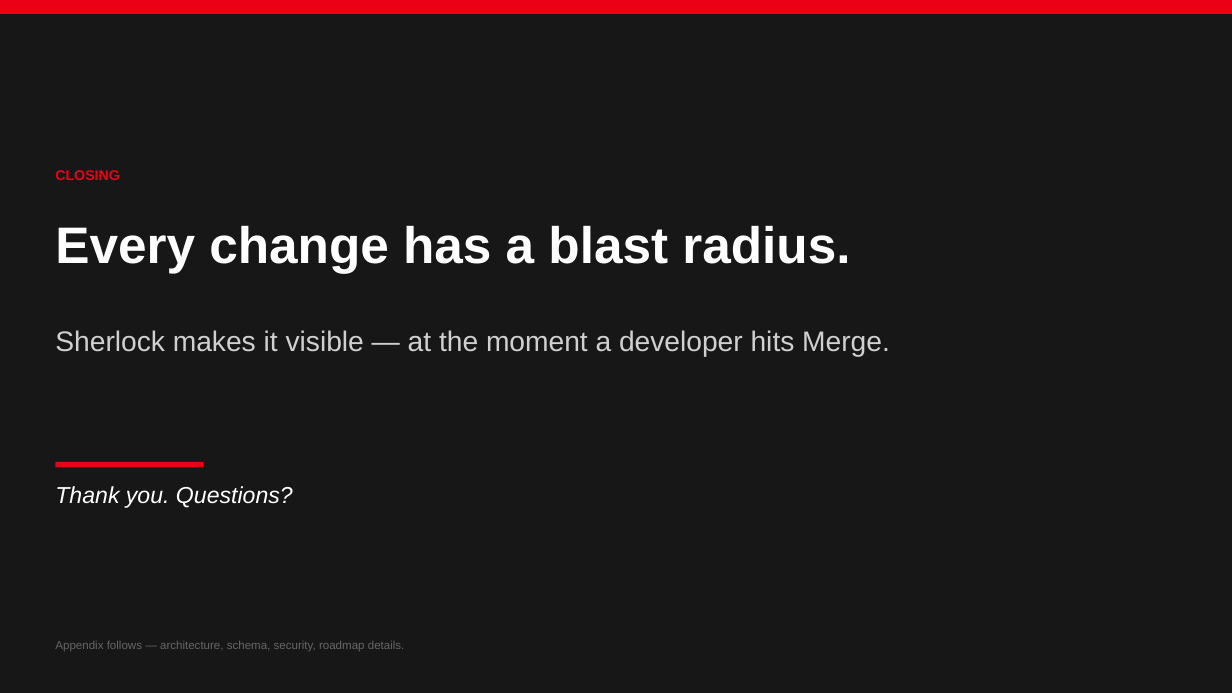
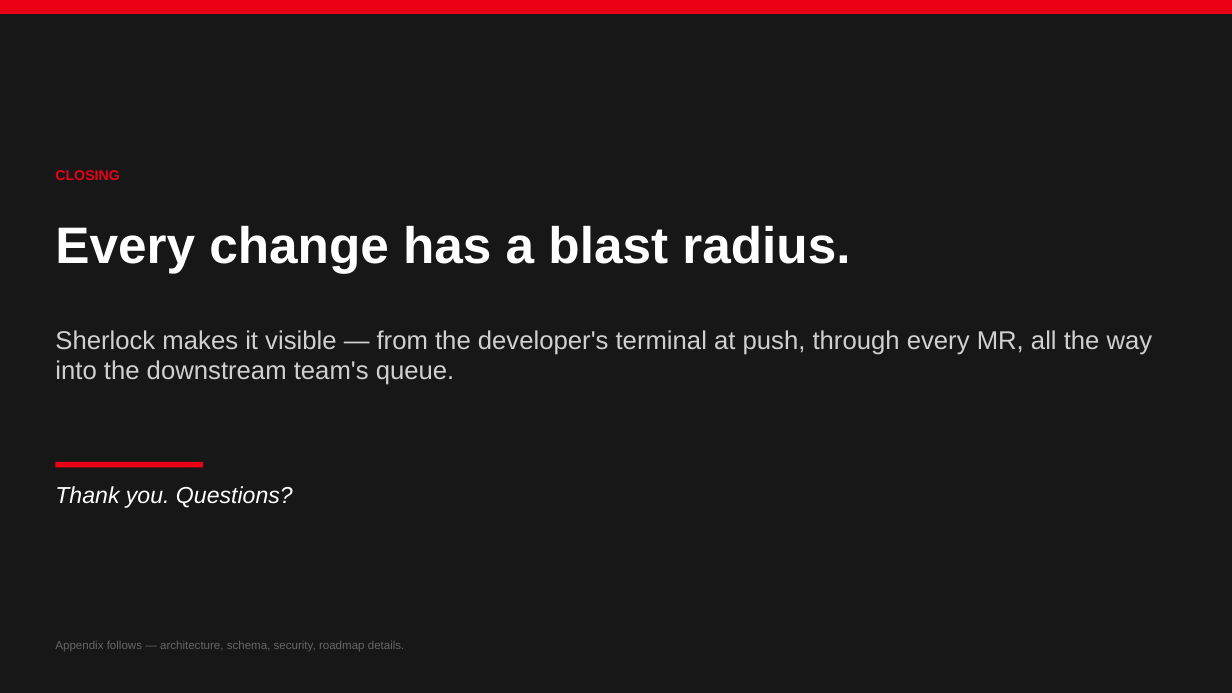
Before and after one commit to stoufeeq/Sherlock, a slide deck: slide 19 of Sherlock_CTO_Pitch.pptx (slide 18 before the commit). Drawn at 1232x693 pixels with LibreOffice and Linux fonts; fonts in the diff are those of the drawing; grey boxes stand for pictures. Boxes give left, top, right and bottom in pixels: in the first picture for what was removed or moved away, otherwise in the second. Text is boxed around its words. In the diff, an @@ line names an element or a change of style, - is before the commit and + after.

```diff
--- a/Sherlock_CTO_Pitch.pptx
+++ b/Sherlock_CTO_Pitch.pptx
@@ text at (55, 330, 1153, 385): text changed; size 22 to 20 pt @@
-Sherlock makes it visible — at the moment a developer hits Merge.
+Sherlock makes it visible — from the developer's terminal at push, through every MR, all the way into the downstream team's queue.
```
Also in this commit, not shown: 25 other slides changed, 1 slide added, 21 other files.
